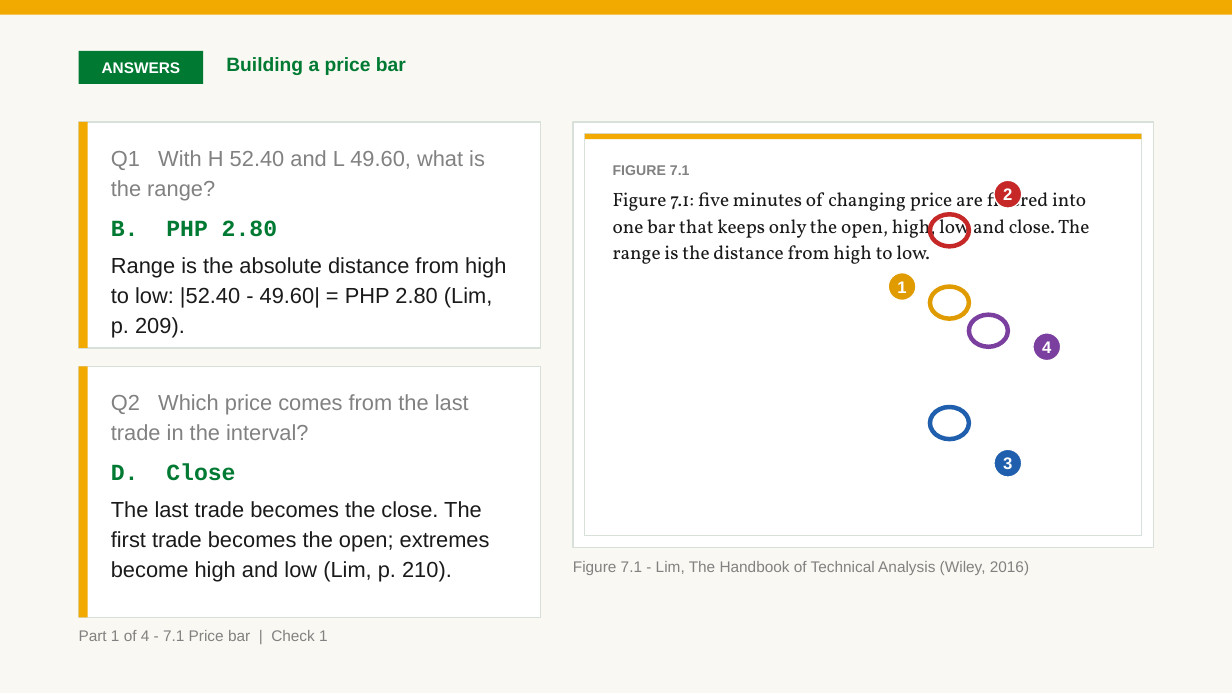
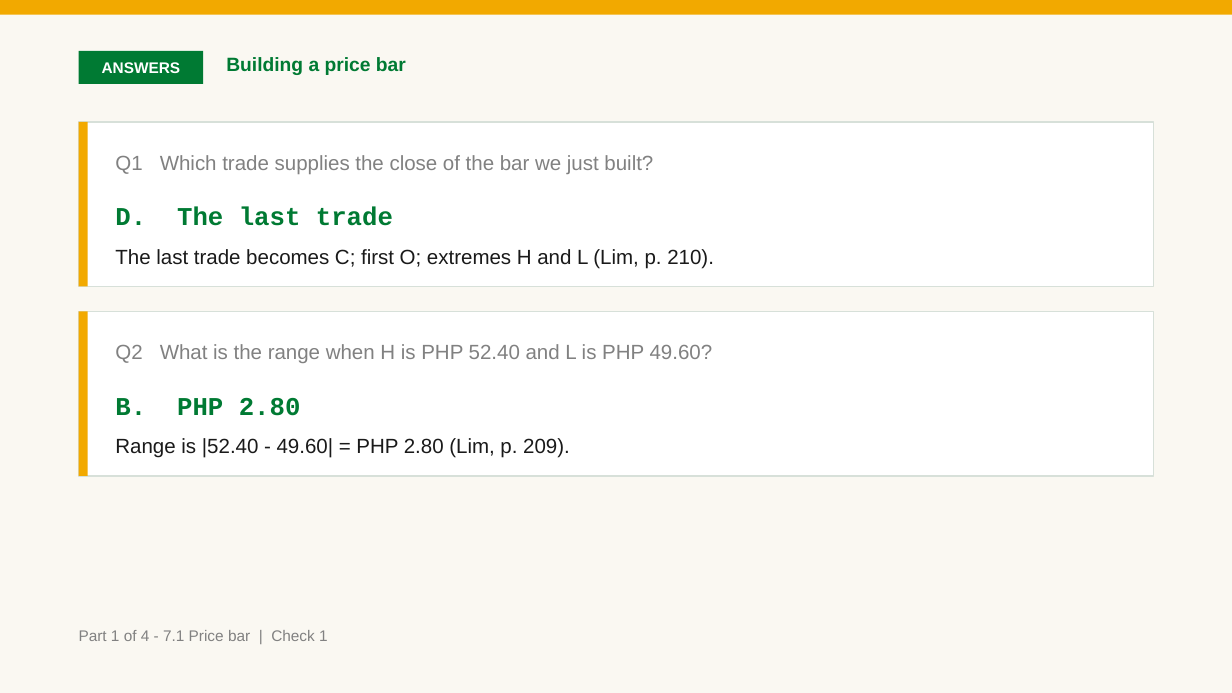
Before and after one commit to benjiesotelo-sudo/Telos_FIN1209, a slide deck: slide 9 of chapter-07/FIN1209-Chapter-07.pptx (slide 13 before the commit). Drawn at 1232x693 pixels with LibreOffice and Linux fonts; fonts in the diff are those of the drawing. Boxes give left, top, right and bottom in pixels: in the first picture for what was removed or moved away, otherwise in the second. Text is boxed around its words. In the diff, an @@ line names an element or a change of style, - is before the commit and + after.

```diff
--- a/chapter-07/FIN1209-Chapter-07.pptx
+++ b/chapter-07/FIN1209-Chapter-07.pptx
@@ rectangle: place and size @@
-rectangle at [79, 122, 88, 348]
+rectangle at [79, 122, 88, 287]
@@ rectangle: place and size @@
-rectangle at [79, 122, 541, 348]
+rectangle at [79, 122, 1153, 287]
@@ rectangle removed at [573, 122, 1153, 548] @@
@@ rectangle removed at [585, 134, 1141, 536] @@
@@ rectangle removed at [585, 134, 1141, 140] @@
@@ text at [115, 155, 653, 174]: text changed; size 17 to 16 pt @@
-Q1 With H 52.40 and L 49.60, what is the range?
+Q1 Which trade supplies the close of the bar we just built?
@@ text removed at [613, 165, 1089, 264] @@
-FIGURE 7.1
-Figure 7.1: five minutes of changing price are filtered into one bar that keeps only the open, high, low and close. The range is the distance from high to low.
@@ text added at [115, 206, 714, 269], 16 pt, text #1A1A1A @@
+D. The last trade
+The last trade becomes C; first O; extremes H and L (Lim, p. 210).
@@ ellipse removed at [994, 180, 1022, 208] @@
-2
@@ ellipse removed at [930, 214, 969, 247] @@
@@ ellipse removed at [888, 273, 916, 300] @@
-1
@@ ellipse removed at [930, 287, 969, 319] @@
@@ rectangle: place and size @@
-rectangle at [79, 367, 88, 618]
+rectangle at [79, 311, 88, 476]
@@ rectangle: place and size @@
-rectangle at [79, 367, 541, 618]
+rectangle at [79, 311, 1153, 476]
@@ ellipse removed at [970, 315, 1008, 348] @@
@@ text at [115, 344, 713, 363]: text changed; size 17 to 16 pt @@
-Q2 Which price comes from the last trade in the interval?
+Q2 What is the range when H is PHP 52.40 and L is PHP 49.60?
@@ ellipse removed at [1033, 333, 1061, 360] @@
-4
@@ text "B. PHP 2.80": place and size @@
-text "B. PHP 2.80" at [111, 220, 506, 338]
+text "B. PHP 2.80" at [115, 398, 570, 458]
@@ text at [115, 398, 301, 416]: size 18 to 20 pt in "B. PHP 2.80" @@
@@ ellipse removed at [930, 407, 969, 439] @@
@@ text at [115, 438, 570, 458]: text changed; size 17 to 16 pt @@
-Range is the absolute distance from high to low: |52.40 - 49.60| = PHP 2.80 (Lim, p. 209).
+Range is |52.40 - 49.60| = PHP 2.80 (Lim, p. 209).
@@ ellipse removed at [994, 449, 1022, 477] @@
-3
@@ text removed at [111, 464, 490, 582] @@
-D. Close
-The last trade becomes the close. The first trade becomes the open; extremes become high and low (Lim, p. 210).
@@ text removed at [573, 561, 1029, 575] @@
-Figure 7.1 - Lim, The Handbook of Technical Analysis (Wiley, 2016)
```
Also in this commit, not shown: 22 other slides changed, 217 slides added, 99 slides removed, 6 other files.
